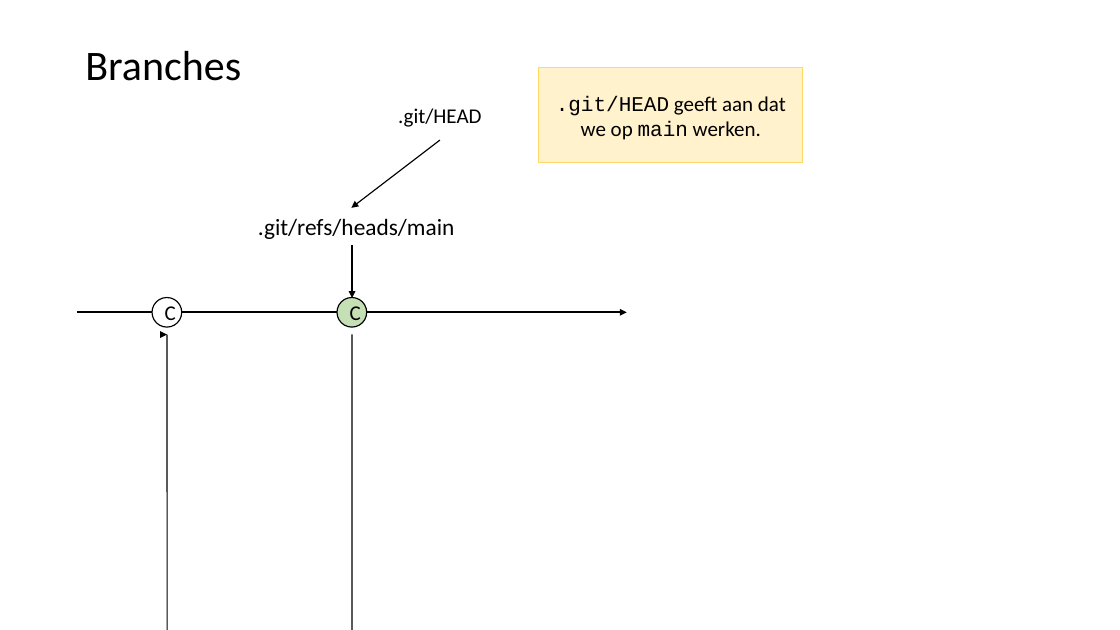
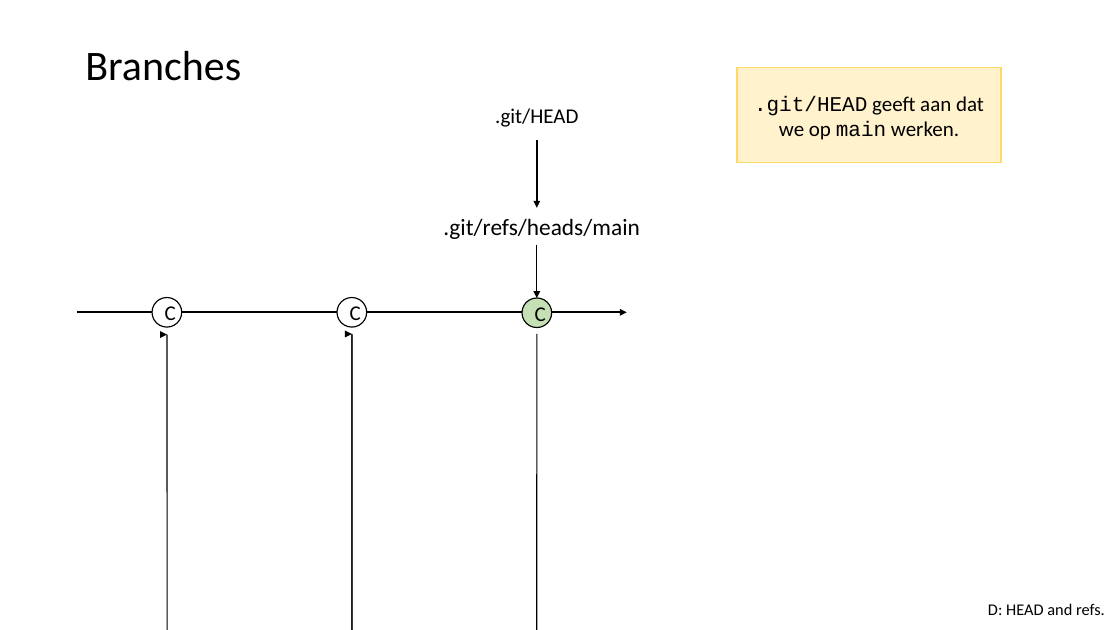
Before and after one commit to LFKoning/knowledge-sharing, a slide deck: slide 37 of git_course/1_basics/git_basic.pptx (slide 36 before the commit). Drawn at 1120x630 pixels with LibreOffice and Linux fonts; fonts in the diff are those of the drawing. Boxes give left, top, right and bottom in pixels: in the first picture for what was removed or moved away, otherwise in the second. Text is boxed around its words. In the diff, an @@ line names an element or a change of style, - is before the commit and + after.

```diff
--- a/git_course/1_basics/git_basic.pptx
+++ b/git_course/1_basics/git_basic.pptx
@@ rectangle ".git/HEAD geeft aan dat we ...": place and size @@
-rectangle ".git/HEAD geeft aan dat we ..." at box(539, 68, 803, 163)
+rectangle ".git/HEAD geeft aan dat we ..." at box(738, 68, 1002, 163)
@@ rectangle ".git/HEAD": place and size @@
-rectangle ".git/HEAD" at box(358, 91, 523, 140)
+rectangle ".git/HEAD" at box(455, 91, 619, 140)
@@ arrow moved from (440, 140) - (351, 208) to (537, 140) - (537, 208) @@
@@ arrow (537, 140) - (537, 208): stroke #000000 1 pt to #000000 1.5 pt @@
@@ text ".git/refs/heads/main": place and size @@
-text ".git/refs/heads/main" at box(258, 218, 455, 239)
+text ".git/refs/heads/main" at box(443, 218, 640, 239)
@@ arrow moved from (352, 245) - (352, 298) to (537, 245) - (537, 298) @@
@@ ellipse "C" at box(337, 297, 366, 327): fill #C5E0B4 to #FFFFFF @@
@@ ellipse added at box(522, 298, 551, 328), fill #C5E0B4, outline #000000 1 pt, 18 pt, text #000000 @@
+C
@@ curved arrow added from (537, 334) to (352, 334), #000000 1 pt @@
@@ text added at box(988, 603, 1105, 615), 14 pt, text #000000 @@
+D: HEAD and refs.
```
Also in this commit, not shown: 32 other slides changed, 1 other file.
